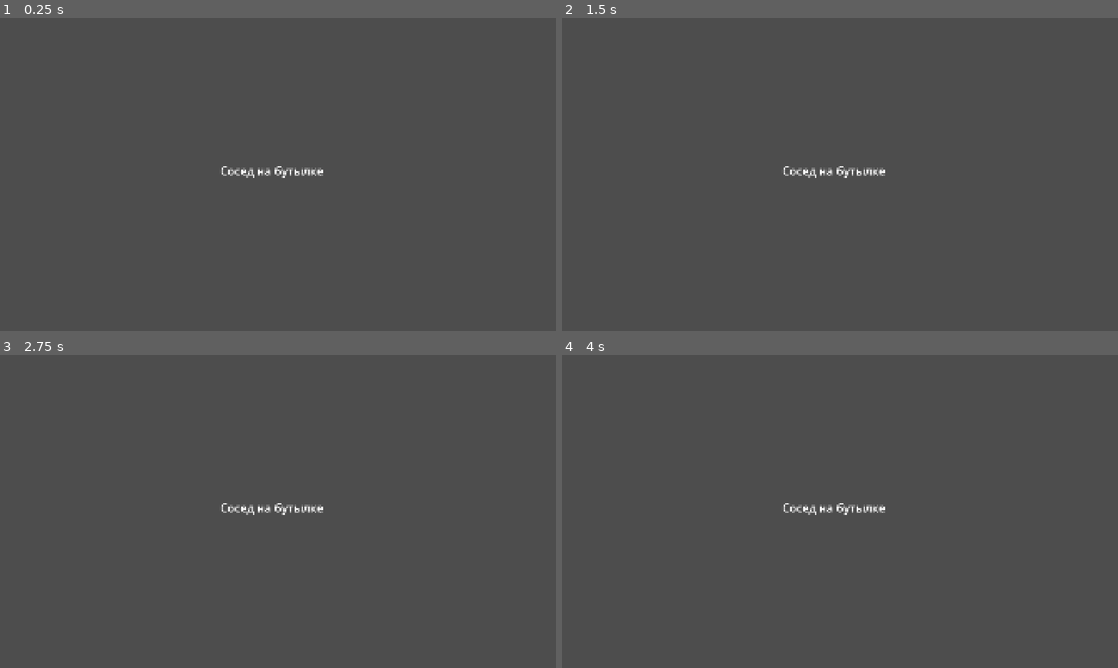
Above: before the commit, frames 1-4 (two rows, left to right).
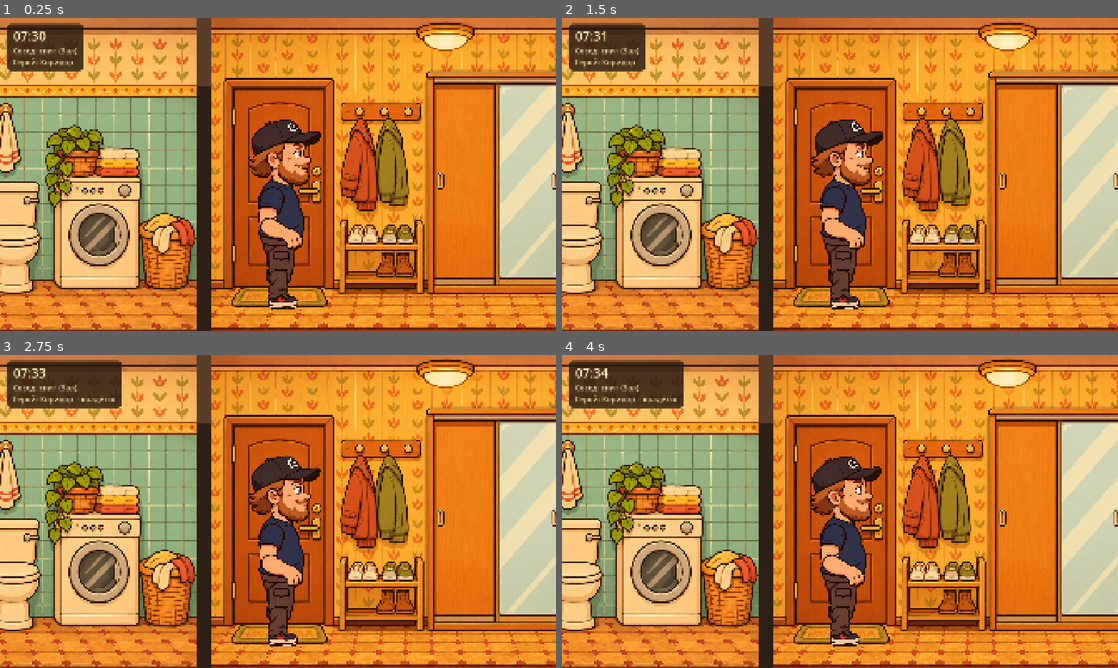
Above: after the commit, the same moments.

Repository: pulsestepdev-cpu/sosed_web
Game: Godot game, scene res://scenes/level1.tscn
Same seed, same stepped clock (60 frames per second), same inputs: the game is played once before the commit and once after it. Before the commit the project starts from res://scenes/main.tscn.
Inputs (mouse positions are in pixels of both pictures, inside the frame that each line leads up to):
- Up to frame 1 (0.25 s): no input
- Up to frame 2 (1.5 s): tap Enter at 0.5 s; move the mouse to (962, 158) at 0.52 s; tap Shift at 0.6, 1.35 s; click (962, 158) at 0.67 s; move the mouse to (728, 190) at 1.27 s; click (728, 190) at 1.42 s
- Up to frame 3 (2.75 s): move the mouse to (333, 442) at 2.02 s; tap Shift at 2.1 s; click (333, 442) at 2.17 s
- Up to frame 4 (4 s): move the mouse to (812, 574) at 2.77 s; tap Shift at 2.85, 3.6 s; click (812, 574) at 2.92 s; move the mouse to (1006, 558) at 3.52 s; click (1006, 558) at 3.67 s

The runs differ from the first frame. In frame 1, 100% of the frame differs, in the area x 0-100%, y 0-100%; in frame 2, 100%; in frame 3, 100%; in frame 4, 100%.

Commit message:
Прототип уровня 1: квартира, камера, герой по клику, сосед по расписанию, часы
Co-Authored-By: Claude Opus 5.5 <noreply@anthropic.com>

Diff:
--- a/project.godot
+++ b/project.godot
@@ -4,7 +4,7 @@
 [application]
 
 config/name="Сосед на бутылке"
-run/main_scene="res://scenes/main.tscn"
+run/main_scene="res://scenes/level1.tscn"
 config/features=PackedStringArray("4.7")
 
 [display]
--- /dev/null
+++ b/scenes/level1.tscn
@@ -0,0 +1,6 @@
+[gd_scene load_steps=2 format=3]
+
+[ext_resource type="Script" path="res://scripts/game/level.gd" id="1"]
+
+[node name="Level1" type="Node2D"]
+script = ExtResource("1")
--- /dev/null
+++ b/scripts/game/character.gd
@@ -0,0 +1,80 @@
+class_name Character
+extends Node2D
+## Общая основа героя и соседа: ходьба по полу к точке, разворот, анимация, облачко реплики.
+
+signal arrived
+
+const BUBBLE_Y := -720.0
+
+@export var who := "neighbor"
+@export var char_scale := 0.834
+@export var walk_px_per_sec := 360.0
+
+var rig: CutoutRig
+var body: Node2D          # разворачивается влево/вправо
+var target_x := NAN
+var speed_mul := 1.0
+var _bubble: Label
+var _bubble_time := 0.0
+
+func _ready() -> void:
+	body = Node2D.new()
+	add_child(body)
+	rig = CutoutRig.new()
+	rig.character = who
+	rig.scale = Vector2.ONE * char_scale
+	body.add_child(rig)
+
+	_bubble = Label.new()
+	_bubble.add_theme_font_size_override("font_size", 38)
+	_bubble.add_theme_color_override("font_color", Color("2b1a10"))
+	_bubble.add_theme_color_override("font_outline_color", Color("fff6e0"))
+	_bubble.add_theme_constant_override("outline_size", 14)
+	_bubble.horizontal_alignment = HORIZONTAL_ALIGNMENT_CENTER
+	_bubble.size = Vector2(900, 60)
+	_bubble.position = Vector2(-450, BUBBLE_Y)
+	_bubble.z_index = 100
+	_bubble.visible = false
+	add_child(_bubble)
+
+func walk_to(x: float) -> void:
+	target_x = x
+
+func stop() -> void:
+	target_x = NAN
+
+func is_walking() -> bool:
+	return not is_nan(target_x)
+
+func face(right: bool) -> void:
+	body.scale.x = 1.0 if right else -1.0
+
+func set_face(face_name: String) -> void:
+	rig.set_face(face_name)
+
+func say(text: String, seconds := 3.0) -> void:
+	_bubble.text = text
+	_bubble.visible = text != ""
+	_bubble_time = seconds
+
+func _process(delta: float) -> void:
+	if _bubble_time > 0.0:
+		_bubble_time -= delta
+		if _bubble_time <= 0.0:
+			_bubble.visible = false
+
+	if is_nan(target_x):
+		rig.anim = "idle"
+		return
+	var dx := target_x - position.x
+	var step := walk_px_per_sec * speed_mul * delta
+	if absf(dx) <= step:
+		position.x = target_x
+		target_x = NAN
+		rig.anim = "idle"
+		arrived.emit()
+		return
+	face(dx > 0.0)
+	position.x += signf(dx) * step
+	rig.anim = "walk"
+	rig.walk_speed = speed_mul * walk_px_per_sec / 360.0
--- /dev/null
+++ b/scripts/game/hero.gd
@@ -0,0 +1,36 @@
+class_name Hero
+extends Character
+## Герой: ходит туда, куда кликнули. Shift или правая кнопка — переключить «крадучись».
+
+const WALK_SPEED := 420.0
+const SNEAK_SPEED := 190.0
+
+var sneaking := false
+var min_x := 0.0
+var max_x := 1e9
+
+func _init() -> void:
+	who = "hero"
+
+func _ready() -> void:
+	super._ready()
+	_apply_speed()
+
+func toggle_sneak() -> void:
+	sneaking = not sneaking
+	_apply_speed()
+
+func _apply_speed() -> void:
+	walk_px_per_sec = SNEAK_SPEED if sneaking else WALK_SPEED
+
+func go_to(x: float) -> void:
+	walk_to(clampf(x, min_x, max_x))
+
+func _unhandled_input(event: InputEvent) -> void:
+	if event is InputEventMouseButton and event.pressed:
+		if event.button_index == MOUSE_BUTTON_LEFT:
+			go_to(get_global_mouse_position().x)
+		elif event.button_index == MOUSE_BUTTON_RIGHT:
+			toggle_sneak()
+	elif event is InputEventKey and event.pressed and not event.echo and event.keycode == KEY_SHIFT:
+		toggle_sneak()
--- /dev/null
+++ b/scripts/game/level.gd
@@ -0,0 +1,160 @@
+class_name Level
+extends Node2D
+## Уровень 1: квартира из комнат в ряд, камера за героем, игровые часы, сосед по расписанию.
+## Мир в пикселях исходных картинок (высота комнаты 1024), камера приближает до 1080.
+##
+## Отладочные аргументы:
+##   --timescale=N   ускорить время в N раз
+##   --start=H       начать с часа H (например 11.2)
+##   --hero-x=X      поставить героя в мировую точку X
+##   --cam=hero|neighbor  за кем следит камера
+##   --hero-go=X     герой сразу идёт в точку X (проверка ходьбы)
+##   --sneak         герой сразу крадётся
+
+const ROOMS := ["bathroom", "hallway", "kitchen", "living", "balcony"]
+const ROOM_NAMES := {"bathroom": "Ванная", "hallway": "Коридор", "kitchen": "Кухня", "living": "Зал", "balcony": "Балкон"}
+const ROOM_W := 1536.0
+const ROOM_H := 1024.0
+const WALL := 48.0
+const FLOOR_Y := 948.0
+const START_HOUR := 7.5
+const END_HOUR := 20.0
+const SEC_PER_HOUR := 50.0
+
+var hour := START_HOUR
+var time_scale := 1.0
+var hero: Hero
+var neighbor: Neighbor
+var camera: Camera2D
+var cam_target: Node2D
+var _clock_label: Label
+var _status_label: Label
+var _left := {}
+
+func _ready() -> void:
+	var args := _args()
+	time_scale = float(args.get("timescale", "1"))
+	hour = float(args.get("start", str(START_HOUR)))
+
+	_build_rooms()
+
+	neighbor = Neighbor.new()
+	neighbor.level = self
+	neighbor.position = Vector2(room_left("living") + 380, FLOOR_Y)
+	add_child(neighbor)
+
+	hero = Hero.new()
+	hero.position = Vector2(float(args.get("hero-x", str(room_left("hallway") + 220))), FLOOR_Y)
+	hero.min_x = 60.0
+	hero.max_x = total_width() - 60.0
+	add_child(hero)
+
+	camera = Camera2D.new()
+	camera.zoom = Vector2.ONE * (1080.0 / ROOM_H)
+	camera.limit_left = 0
+	camera.limit_right = int(total_width())
+	camera.limit_top = 0
+	camera.limit_bottom = int(ROOM_H)
+	camera.position_smoothing_enabled = true
+	camera.position_smoothing_speed = 6.0
+	add_child(camera)
+	cam_target = neighbor if args.get("cam", "hero") == "neighbor" else hero
+	camera.position = Vector2(cam_target.position.x, ROOM_H / 2.0)
+	camera.reset_smoothing()
+
+	_build_hud()
+	if args.has("hero-go"):
+		hero.go_to(float(args["hero-go"]))
+	if args.has("sneak"):
+		hero.toggle_sneak()
+
+func _build_rooms() -> void:
+	var bg := ColorRect.new()
+	bg.color = Color("3b2a1e")
+	bg.position = Vector2(-2000, -200)
+	bg.size = Vector2(total_width() + 4000, ROOM_H + 400)
+	bg.z_index = -100
+	add_child(bg)
+	var x := 0.0
+	for r in ROOMS:
+		_left[r] = x
+		var s := Sprite2D.new()
+		s.texture = load("res://assets/rooms/room_%s.png" % r)
+		s.centered = false
+		s.position = Vector2(x, 0)
+		s.z_index = -50
+		add_child(s)
+		x += ROOM_W
+		if r != ROOMS[-1]:
+			# перегородка с проёмом: тёмная стена сверху, проход у пола
+			var wall := ColorRect.new()
+			wall.color = Color("5a3d28")
+			wall.position = Vector2(x, 0)
+			wall.size = Vector2(WALL, ROOM_H * 0.22)
+			wall.z_index = -40
+			add_child(wall)
+			var jamb := ColorRect.new()
+			jamb.color = Color("2e1f15")
+			jamb.position = Vector2(x, ROOM_H * 0.22)
+			jamb.size = Vector2(WALL, ROOM_H * 0.78)
+			jamb.z_index = -40
+			add_child(jamb)
+			x += WALL
+
+func _build_hud() -> void:
+	var hud := CanvasLayer.new()
+	add_child(hud)
+	var panel := PanelContainer.new()
+	panel.position = Vector2(24, 20)
+	var sb := StyleBoxFlat.new()
+	sb.bg_color = Color(0.17, 0.11, 0.07, 0.85)
+	sb.set_corner_radius_all(14)
+	sb.content_margin_left = 22
+	sb.content_margin_right = 22
+	sb.content_margin_top = 10
+	sb.content_margin_bottom = 12
+	panel.add_theme_stylebox_override("panel", sb)
+	hud.add_child(panel)
+	var vb := VBoxContainer.new()
+	panel.add_child(vb)
+	_clock_label = Label.new()
+	_clock_label.add_theme_font_size_override("font_size", 44)
+	_clock_label.add_theme_color_override("font_color", Color("ffe9b8"))
+	vb.add_child(_clock_label)
+	_status_label = Label.new()
+	_status_label.add_theme_font_size_override("font_size", 26)
+	_status_label.add_theme_color_override("font_color", Color("e8cfa0"))
+	vb.add_child(_status_label)
+
+func _process(delta: float) -> void:
+	hour = minf(hour + delta * time_scale / SEC_PER_HOUR, END_HOUR)
+	neighbor.update_schedule(hour)
+	camera.position = Vector2(cam_target.position.x, ROOM_H / 2.0)
+
+	var h := int(hour)
+	var m := int((hour - h) * 60.0)
+	_clock_label.text = "%02d:%02d" % [h, m]
+	_status_label.text = "Сосед: %s (%s)\nГерой: %s%s" % [
+		neighbor.activity, ROOM_NAMES[room_at(neighbor.position.x)],
+		ROOM_NAMES[room_at(hero.position.x)], "  · крадётся" if hero.sneaking else ""]
+
+func room_left(room: String) -> float:
+	return _left[room]
+
+func room_at(x: float) -> String:
+	var found: String = ROOMS[0]
+	for r in ROOMS:
+		if x >= _left[r]:
+			found = r
+	return found
+
+func total_width() -> float:
+	return ROOM_W * ROOMS.size() + WALL * (ROOMS.size() - 1)
+
+func _args() -> Dictionary:
+	var out := {}
+	for a in OS.get_cmdline_user_args():
+		if a.begins_with("--"):
+			var kv := a.substr(2).split("=", true, 1)
+			out[kv[0]] = kv[1] if kv.size() > 1 else "true"
+	return out
--- /dev/null
+++ b/scripts/game/neighbor.gd
@@ -0,0 +1,68 @@
+class_name Neighbor
+extends Character
+## Сосед: живёт по расписанию. В нужное время идёт в нужную точку и делает дело.
+
+## Расписание: [час (дробный), комната, x внутри комнаты, действие, лицо, реплика]
+const SCHEDULE := [
+	[7.5,  "living",   380,  "спит",                    "sleeping", ""],
+	[8.0,  "living",   380,  "просыпается",             "proud",    "Всё, сегодня больше не пью!"],
+	[8.17, "bathroom", 670,  "чистит зубы",             "normal",   ""],
+	[8.5,  "kitchen",  1270, "пьёт кофе",               "normal",   "Не, вообще к пиву не тянет."],
+	[9.0,  "living",   1300, "шпаклюет стену",          "normal",   ""],
+	[11.0, "kitchen",  200,  "пьёт минералку",          "normal",   ""],
+	[11.25,"living",   980,  "играет в приставку",      "normal",   ""],
+	[13.0, "bathroom", 670,  "умывается",               "normal",   ""],
+	[13.5, "living",   770,  "меняет лампочку",         "normal",   ""],
+	[14.0, "balcony",  800,  "дышит воздухом",          "normal",   ""],
+	[14.5, "living",   1300, "шпаклюет стену",          "normal",   ""],
+	[16.5, "kitchen",  200,  "пьёт минералку",          "normal",   ""],
+	[17.0, "living",   380,  "сидит в чат-рулетке",     "normal",   "Привет, откуда?"],
+	[18.0, "hallway",  1300, "собирается за хлебом",    "normal",   ""],
+	[19.0, "kitchen",  1270, "ужинает",                 "normal",   ""],
+]
+
+signal activity_started(entry: Array)
+
+var level: Node            # Level: даёт координаты комнат
+var current := -1
+var activity := ""
+var _pending := false
+
+func _init() -> void:
+	who = "neighbor"
+	walk_px_per_sec = 300.0
+
+func _ready() -> void:
+	super._ready()
+	arrived.connect(_on_arrived)
+
+## Вызывается уровнем каждый кадр с текущим игровым временем (в часах).
+func update_schedule(hour: float) -> void:
+	var idx := -1
+	for i in SCHEDULE.size():
+		if hour >= SCHEDULE[i][0]:
+			idx = i
+	if idx == current or idx < 0:
+		return
+	current = idx
+	var e: Array = SCHEDULE[idx]
+	activity = "идёт: " + e[3]
+	set_face("normal" if e[4] == "sleeping" else e[4])
+	var x: float = level.room_left(e[1]) + float(e[2])
+	if absf(x - position.x) < 2.0:
+		_on_arrived()
+	else:
+		_pending = true
+		walk_to(x)
+
+func _on_arrived() -> void:
+	if current < 0:
+		return
+	_pending = false
+	var e: Array = SCHEDULE[current]
+	activity = e[3]
+	set_face(e[4])
+	face(true)
+	if e[5] != "":
+		say(e[5], 4.0)
+	activity_started.emit(e)
Not shown, added: scripts/game/character.gd.uid
Not shown, added: scripts/game/hero.gd.uid
Not shown, added: scripts/game/level.gd.uid
Not shown, added: scripts/game/neighbor.gd.uid
Not shown, changed: docs/PLAN.md
